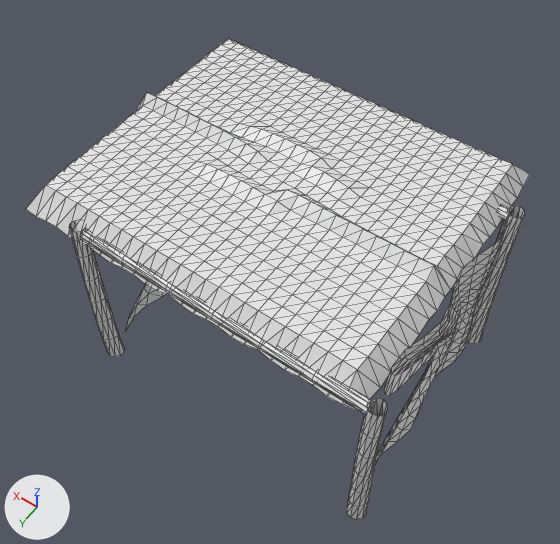
A saved change to the glTF model godot-pilot/assets/models/BLD_HealingCanopy_cloth.glb.
One viewpoint serves both versions: a 50 mm camera at (-1.96, 2.96, 5.51) aimed at (0.19, -0.04, 0.79). Arrows for +X, +Y and +Z are at lower left; the lights stay in place. The first picture is the older version. Mesh edges are drawn as thin lines. Materials are left out; every surface is plain grey. Vertices at exactly the same position are counted once.

Objects in the first picture: 'geometry_0', 'geometry_1', 'geometry_2', 'geometry_4', 'geometry_5', 'geometry_6', 'geometry_7' and 1 more.
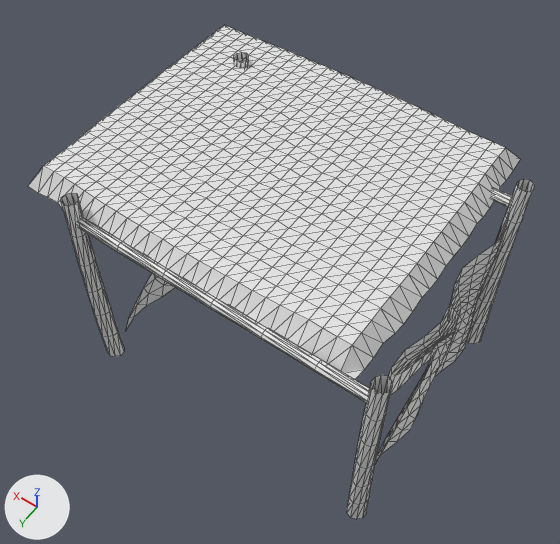
Where the change shows, as pixel boxes (x1, y1, x2, y2) in the pictures (560 x 544 px):
'geometry_6', reshaped: before (26, 39, 530, 410); after (28, 25, 520, 379)
'geometry_5', moved, rescaled: before (80, 229, 373, 414); after (77, 217, 370, 403)
'geometry_1', rescaled (14% wider, 20% taller): before (69, 220, 124, 356); after (61, 193, 124, 356)
'geometry_2', rescaled (15% wider, 19% taller): before (467, 206, 525, 344); after (467, 179, 534, 344)
'geometry_4', moved, rescaled (mostly hidden): before (498, 204, 512, 220); after (492, 188, 512, 208)

The change in detail:
me_geometry_1 is used by ob_geometry_1; location (0.0, 0.0, 0.0).
me_geometry_1 had 70 vertices, 120 faces and spanned x 1.11..1.25, y 0.85..1.01, z 0.0..1.56.
me_geometry_1 now has 70 vertices, 120 faces and spans x 1.11..1.25, y 0.85..1.01, z 0.0..1.82.
me_geometry_1 part 1: the whole mesh is scaled about the mesh origin by (1, 1, 1.17).
me_geometry_2 is used by ob_geometry_2; location (0.0, 0.0, 0.0).
me_geometry_2 had 70 vertices, 120 faces and spanned x -1.25..-1.11, y -0.99..-0.83, z 0.0..1.56.
me_geometry_2 now has 70 vertices, 120 faces and spans x -1.25..-1.11, y -0.99..-0.83, z 0.0..1.82.
me_geometry_2 part 2: the whole mesh is scaled about the mesh origin by (1, 1, 1.17).
me_geometry_4 is used by ob_geometry_4; location (0.0, 0.0, 0.0).
me_geometry_4 had 70 vertices, 120 faces and spanned x -1.14..1.14, y -0.96..-0.88, z 1.45..1.54.
me_geometry_4 now has 70 vertices, 120 faces and spans x -1.16..1.16, y -0.96..-0.88, z 1.57..1.66.
me_geometry_4 part 3: the whole mesh is scaled about its middle by (1.02, 0.953, 0.954), then moved by (0.0, 0.0, 0.12).
me_geometry_5 is used by ob_geometry_5; location (0.0, 0.0, 0.0).
me_geometry_5 had 70 vertices, 120 faces and spanned x -1.14..1.14, y 0.88..0.96, z 1.45..1.54.
me_geometry_5 now has 70 vertices, 120 faces and spans x -1.16..1.16, y 0.88..0.96, z 1.57..1.66.
me_geometry_5 part 4: the whole mesh is scaled about its middle by (1.02, 0.953, 0.954), then moved by (0.0, 0.0, 0.12).
me_geometry_6 is used by ob_geometry_6; location (0.0, 0.0, 0.0).
me_geometry_6 had 616 vertices, 1134 faces and spanned x -1.11..1.71, y -1.39..0.97, z 1.44..1.72.
me_geometry_6 now has 616 vertices, 1134 faces and spans x -1.03..1.73, y -1.4..0.93, z 1.58..1.76.
me_geometry_6 part 5: 616 of 616 vertices moved; they spanned x -1.11..1.71, y -1.39..0.97, z 1.44..1.72 and now span x -1.03..1.73, y -1.4..0.93, z 1.58..1.76; mean shift (0.06, -0.03, 0.12).
